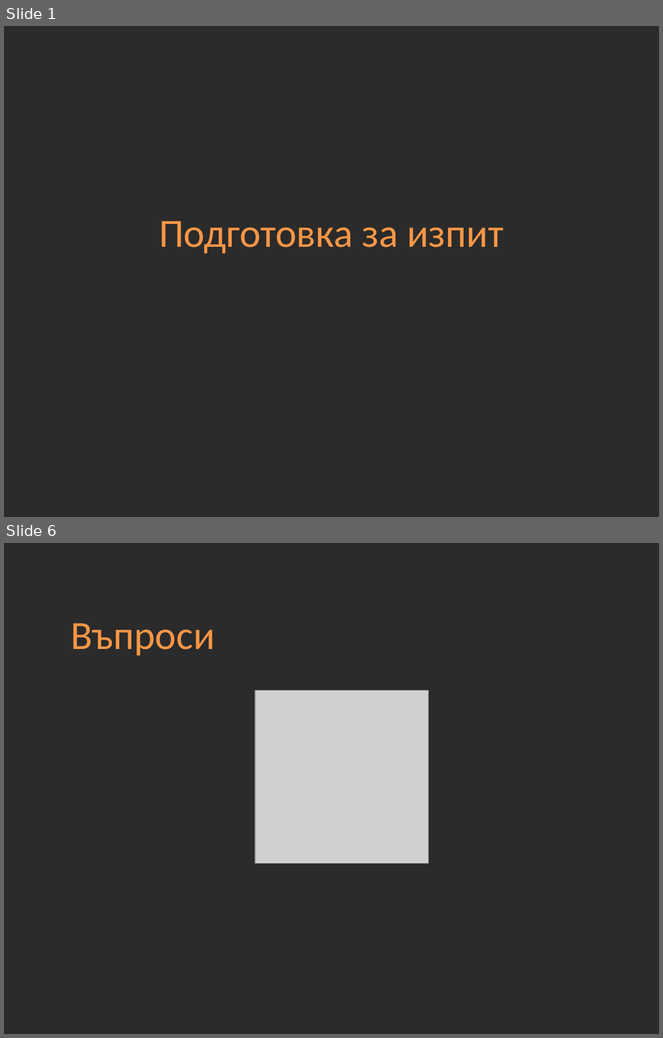
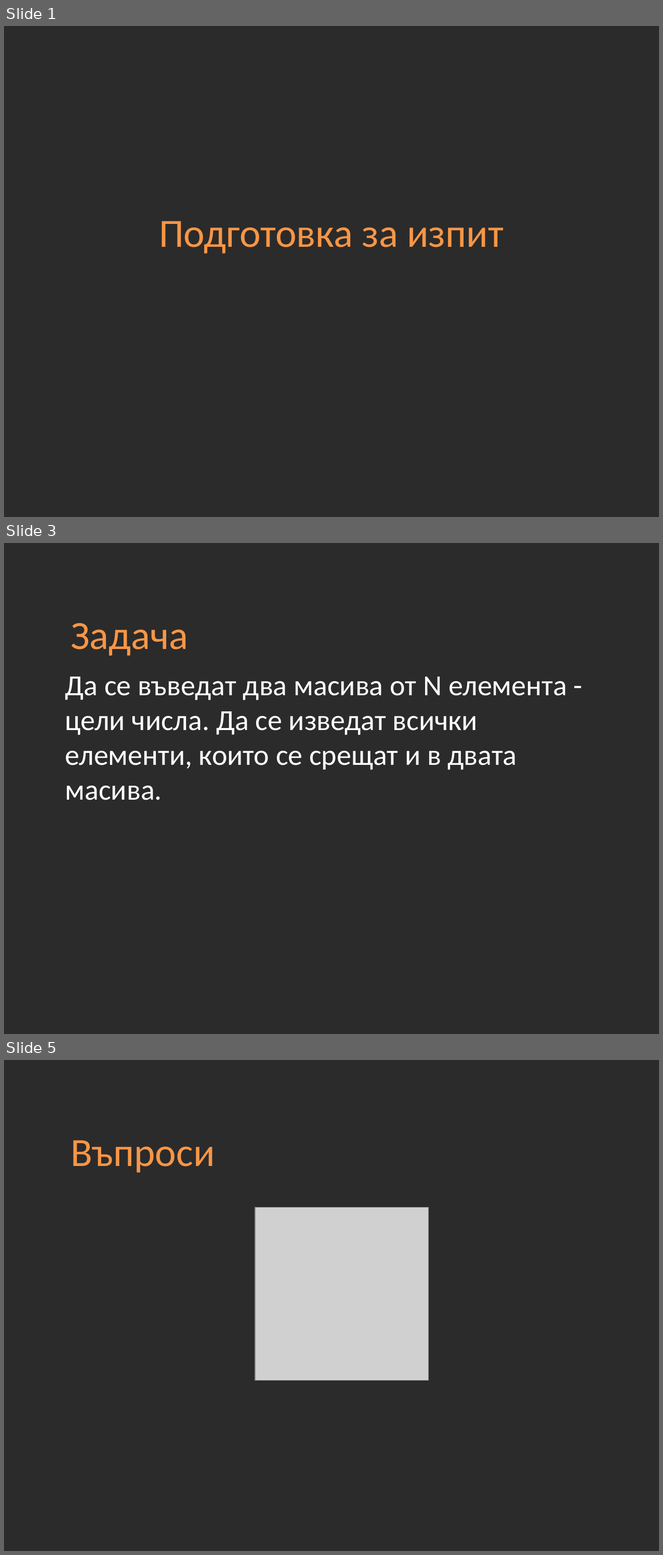
Before and after one commit to Academy-Soft-Intellect/Programming-Introduction-Course, a slide deck: 09-Exam preparation.pptx. Shown one above the other, each under a label of ours: slides 1 and 6 before the commit, slides 1, 3 and 5 after it; the slides between them are not shown. The pictures are 663x1038 and 663x1555 pixels, drawn with LibreOffice and Linux fonts; fonts in the diff are those of the drawing; grey boxes stand for pictures; background and template pictures are left out; a plain dark background stands for a picture behind light text. Boxes give left, top, right and bottom in pixels: in the first picture for what was removed or moved away, otherwise in the second. Text is boxed around its words. In the diff, an @@ line names an element or a change of style, - is before the commit and + after.

```diff
--- a/09-Exam preparation.pptx
+++ b/09-Exam preparation.pptx
@@ slide 3 added at [4, 543, 659, 1034], background picture (left out) @@
@@ title added at [71, 623, 188, 656], 44 pt, text #F79646 @@
+Задача
@@ text added at [65, 677, 567, 800], 32 pt, text #FFFFFF @@
+Да се въведат два масива от N елемeнта - цели числа. Да се изведат всички елементи, които се срещат и в двата масива.
@@ what was slide 6 is now slide 5 @@
```
Also in this commit, not shown: 2 other slides added, 4 slides removed.
